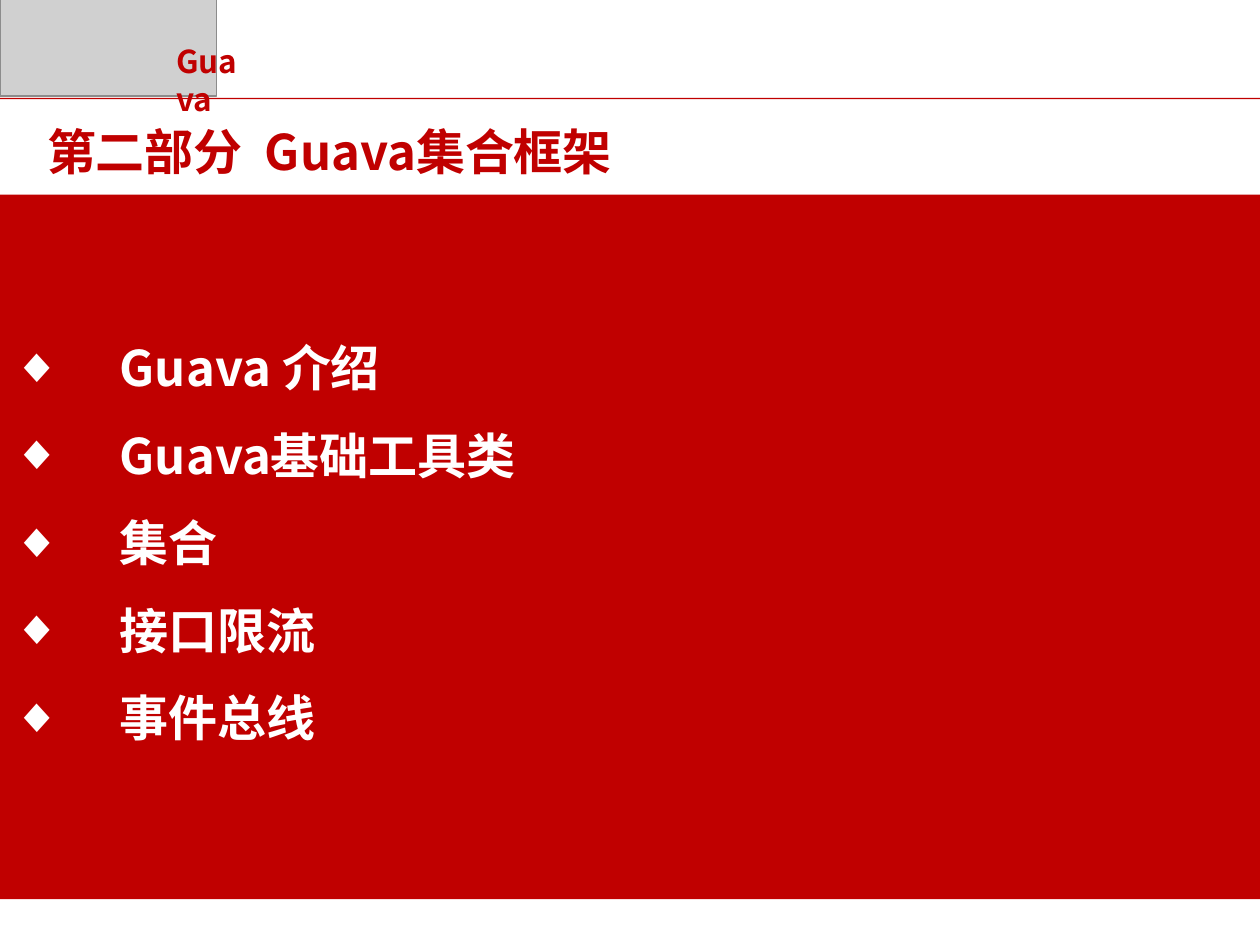
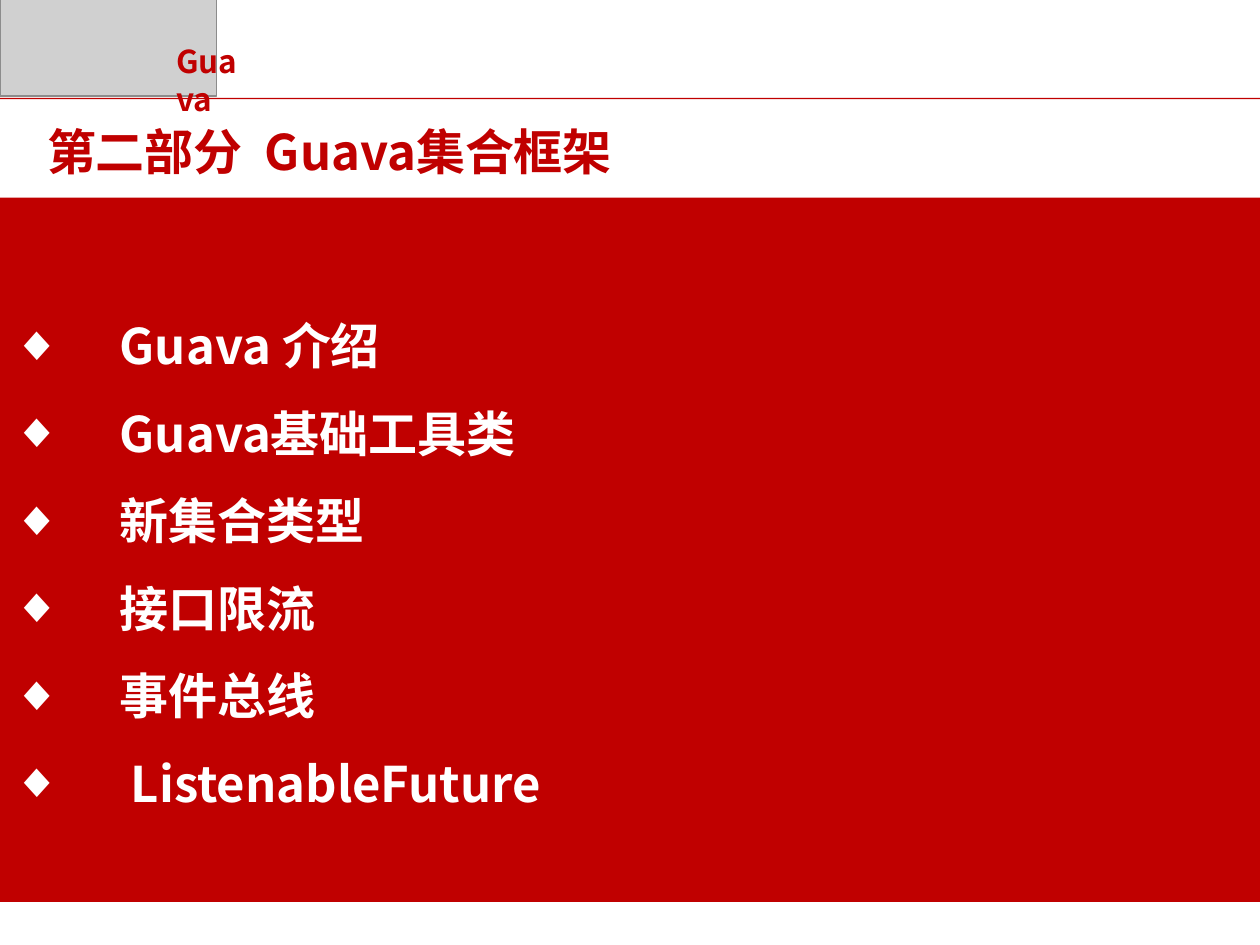
Before and after one commit to wychenlong/java, a slide deck: slide 4 of Java集合基础框架.pptx (slide 5 before the commit). Drawn at 1260x945 pixels with LibreOffice and Linux fonts; fonts in the diff are those of the drawing; grey boxes stand for pictures; background and template pictures are left out. Boxes give left, top, right and bottom in pixels: in the first picture for what was removed or moved away, otherwise in the second. Text is boxed around its words. In the diff, an @@ line names an element or a change of style, - is before the commit and + after.

```diff
--- a/Java集合基础框架.pptx
+++ b/Java集合基础框架.pptx
@@ text in rectangle at [120,497,365,544]: text changed @@
-◆ 集合
+◆ 新集合类型
@@ text in rectangle at [131,762,541,803]: paragraph added @@
+◆ ListenableFuture
```
Also in this commit, not shown: 1 other slide changed, 2 slides added, 1 slide removed.
